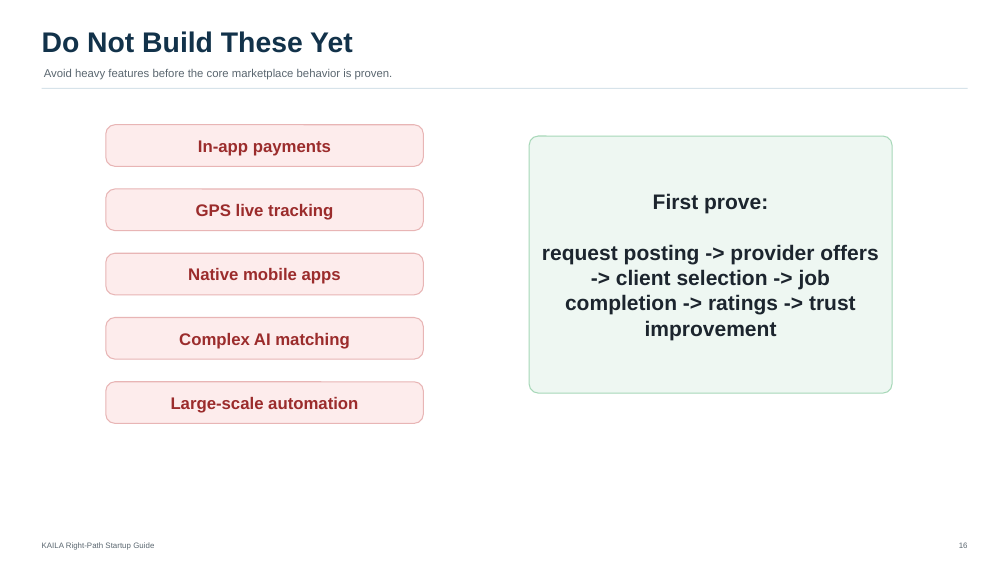
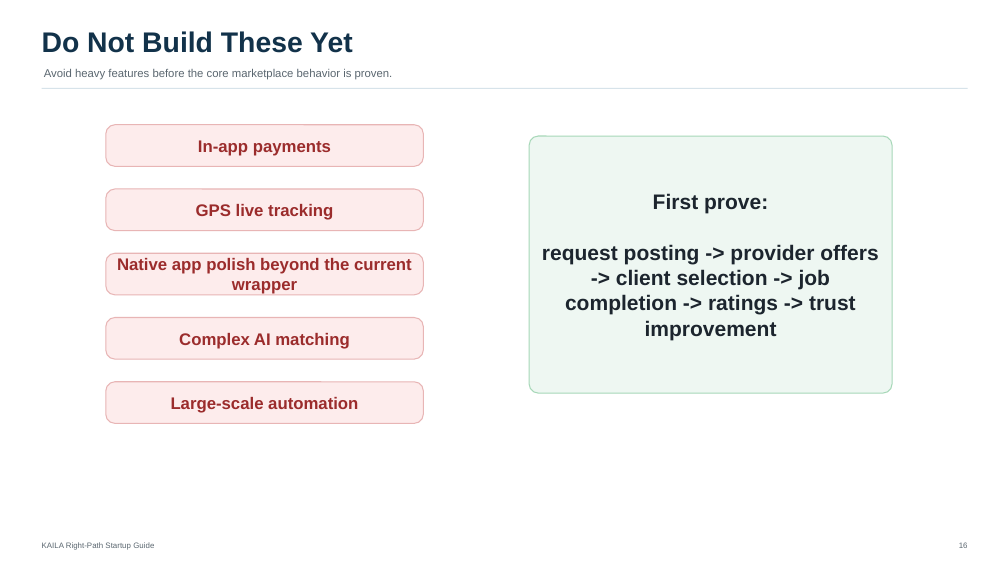
Before and after one commit to jmaeacido/jmaeacido.github.io, a slide deck: slide 16 of mockups/kaila-marketplace/presentation/KAILA_Right_Path_Startup_Guide_Presentation.pptx. Drawn at 1008x567 pixels with LibreOffice and Linux fonts; fonts in the diff are those of the drawing. Boxes give left, top, right and bottom in pixels: in the first picture for what was removed or moved away, otherwise in the second. Text is boxed around its words. In the diff, an @@ line names an element or a change of style, - is before the commit and + after.

```diff
--- a/mockups/kaila-marketplace/presentation/KAILA_Right_Path_Startup_Guide_Presentation.pptx
+++ b/mockups/kaila-marketplace/presentation/KAILA_Right_Path_Startup_Guide_Presentation.pptx
@@ text at box(117, 258, 412, 294): text changed @@
-Native mobile apps
+Native app polish beyond the current wrapper
```
Also in this commit, not shown: 2 other slides changed, 5 other files.
